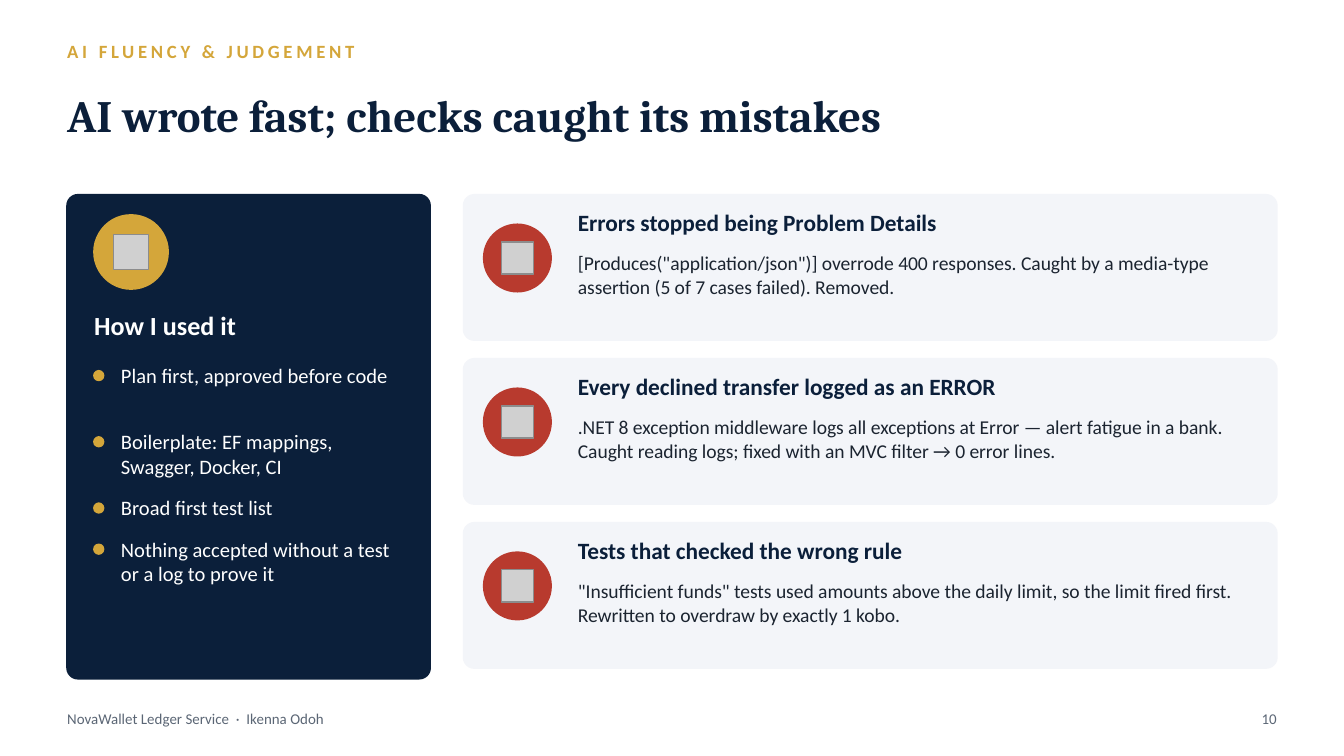
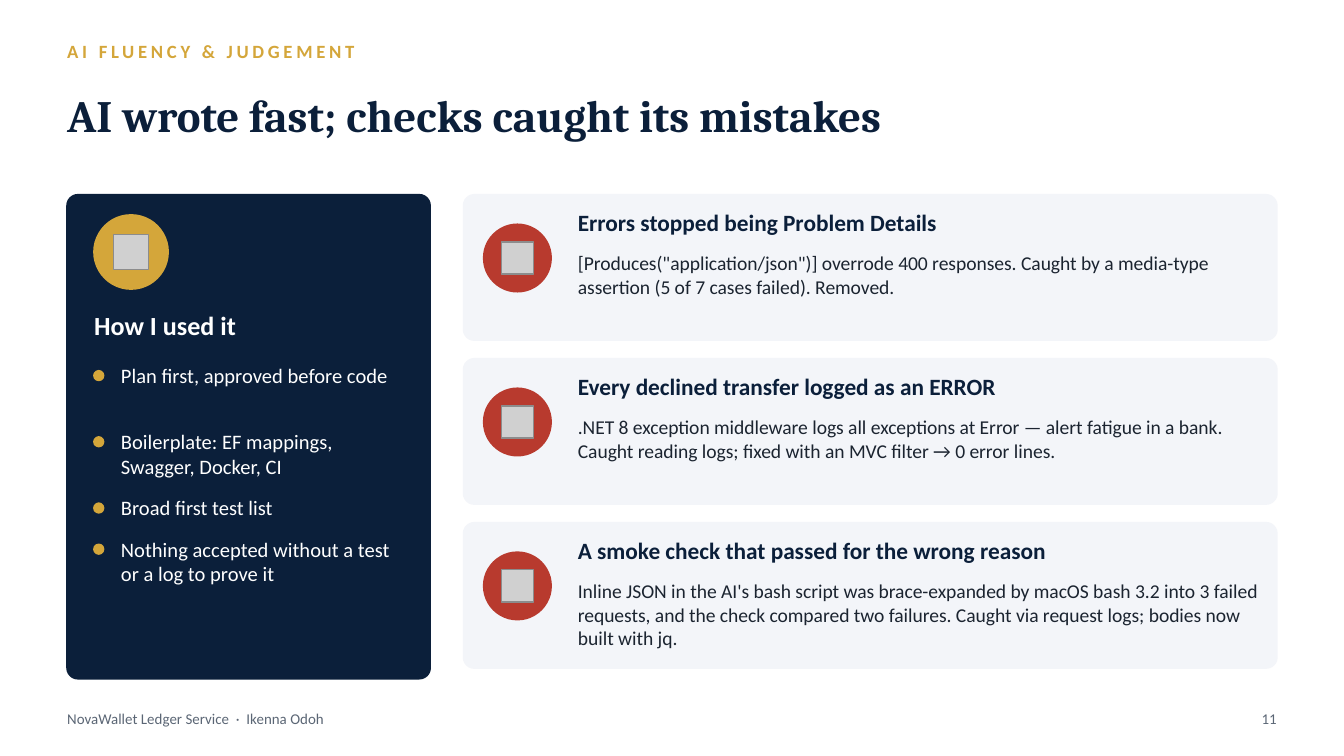
Before and after one commit to ikenna042/novawallet, a slide deck: slide 11 of docs/Ikenna_Odoh_NovaWallet_Case_Study.pptx (slide 10 before the commit). Drawn at 1344x756 pixels with LibreOffice and Linux fonts; fonts in the diff are those of the drawing; grey boxes stand for pictures. Boxes give left, top, right and bottom in pixels: in the first picture for what was removed or moved away, otherwise in the second. Text is boxed around its words. In the diff, an @@ line names an element or a change of style, - is before the commit and + after.

```diff
--- a/docs/Ikenna_Odoh_NovaWallet_Case_Study.pptx
+++ b/docs/Ikenna_Odoh_NovaWallet_Case_Study.pptx
@@ text at <box>578,542,1046,563</box>: text changed @@
-Tests that checked the wrong rule
+A smoke check that passed for the wrong reason
@@ text at <box>578,584,1258,649</box>: text changed @@
-"Insufficient funds" tests used amounts above the daily limit, so the limit fired first. Rewritten to overdraw by exactly 1 kobo.
+Inline JSON in the AI's bash script was brace-expanded by macOS bash 3.2 into 3 failed requests, and the check compared two failures. Caught via request logs; bodies now built with jq.
@@ text at <box>1262,714,1277,724</box>: text changed @@
-10
+11
```
Also in this commit, not shown: 5 other slides changed, 1 slide added, 48 other files.
